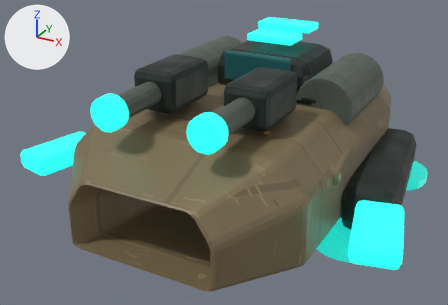
The glTF model assets/models/vehicles/lancer.glb as it was, and as the next commit left it.
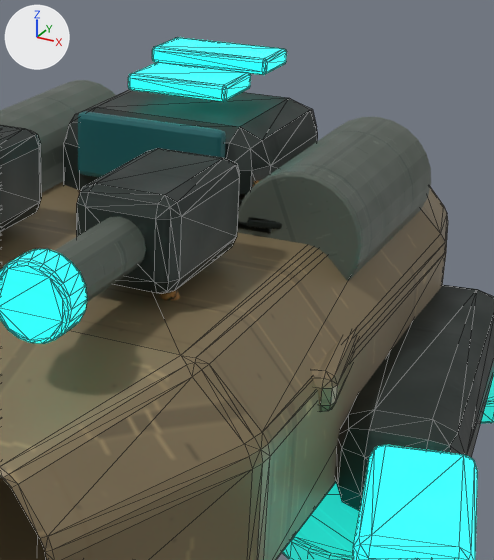
There are two pictures of each version: one whole from a camera (50 mm lens) standing at (1.84, -3.79, 2.29) and looking at (-0.16, -0.16, 0.47), one close up on the part from 42% to 92% of the width and 0% to 83% of the height. The axes (+X, +Y, +Z) are drawn at upper left. The lights are the same throughout. The last two pictures show the newer version. The close-ups show mesh edges as thin lines. Where no turn or scale is listed for an object, it has been applied to the vertices. Vertices at exactly the same position are counted once.

Names of what the first close-up shows: 'Forward prism canopy', 'Prism lancer · swept hover skimmer', 'Static · Vehicle / armor_light', 'Static · Vehicle / dark', 'Static · Vehicle / energy', 'Static · Vehicle / steel', 'TeamColor' and 2 more.
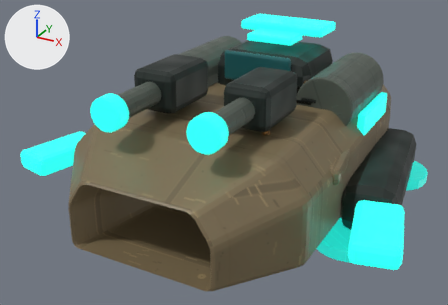
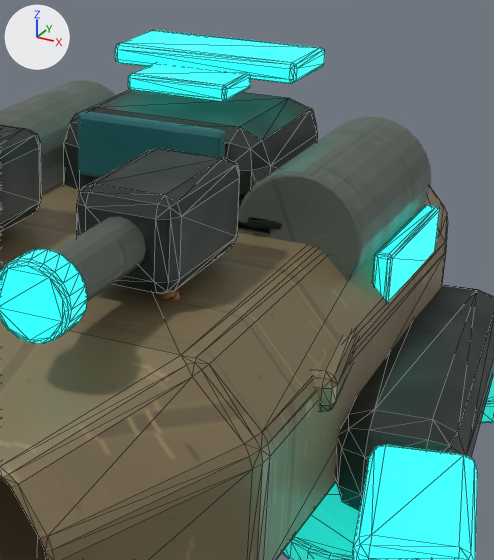
Pixel boxes (x1, y1, x2, y2) of what changed, in the close-ups (494 x 560 px; the box of a moved part takes in the faces that stretch with it):
```json
{"object": "TeamColor", "change": "reshaped", "before": [0, 37, 478, 560], "after": [0, 30, 478, 560]}
{"part": 1, "of": "me_teamcolor___consolidated_mesh_004", "change": "added", "after": [373, 205, 440, 302], "on screen": "cyan"}
{"part": 2, "of": "me_teamcolor___consolidated_mesh_004", "change": "moved or reshaped", "before": [152, 37, 287, 75], "after": [115, 30, 325, 84]}
```

The change, as JSON lines over the scene's bpy script:
```json
{"block": "me_teamcolor___consolidated_mesh_004", "where": "# used by ob_teamcolor; location = (-1.15, -0.76, 0.49)"}
{"op": "remove", "block": "me_teamcolor___consolidated_mesh_004", "code": "me_teamcolor___consolidated_mesh_004.from_pydata(...)  # 464 vertices, 904 faces; spans x -0.19..2.49, y -0.49..1.43, z -0.07..0.82"}
{"op": "add", "block": "me_teamcolor___consolidated_mesh_004", "code": "me_teamcolor___consolidated_mesh_004.from_pydata(...)  # 576 vertices, 1120 faces; spans x -0.19..2.49, y -0.49..1.48, z -0.07..0.82"}
{"block": "me_teamcolor___consolidated_mesh_004", "change": "me_teamcolor___consolidated_mesh_004 part 1: a new loose piece of 56 vertices spanning x 1.9..1.96, y 0.79..1.33, z 0.18..0.38, in mat_teamcolor___vehicle_identification"}
{"block": "me_teamcolor___consolidated_mesh_004", "change": "me_teamcolor___consolidated_mesh_004 part 2"}
{"block": "me_teamcolor___consolidated_mesh_004", "change": "3 vertices in x 0.94..0.95, y 1.23..1.24, z 0.76..0.77 move by (-0.11, -0.04, -0.01)"}
{"block": "me_teamcolor___consolidated_mesh_004", "change": "3 vertices in x 0.94..0.95, y 1.23..1.24, z 0.77..0.82 move by (-0.11, -0.04, 0.0)"}
{"block": "me_teamcolor___consolidated_mesh_004", "change": "3 vertices in x 0.94..0.95, y 1.42..1.43, z 0.76..0.77 move by (-0.11, 0.04, -0.01)"}
{"block": "me_teamcolor___consolidated_mesh_004", "change": "3 vertices in x 0.94..0.95, y 1.42..1.43, z 0.77..0.82 move by (-0.11, 0.04, 0.0)"}
{"block": "me_teamcolor___consolidated_mesh_004", "change": "3 vertices in x 1.35..1.36, y 1.23..1.24, z 0.76..0.77 move by (0.11, -0.04, -0.01)"}
{"block": "me_teamcolor___consolidated_mesh_004", "change": "3 vertices in x 1.35..1.36, y 1.23..1.24, z 0.77..0.82 move by (0.11, -0.04, 0.0)"}
{"block": "me_teamcolor___consolidated_mesh_004", "change": "38 vertices move from x 0.94..1.36, y 1.23..1.43, z 0.76..0.82 to x 0.82..1.48, y 1.18..1.48, z 0.75..0.82"}
{"block": "me_teamcolor___consolidated_mesh_004", "change": "other edits to the shape of me_teamcolor___consolidated_mesh_004 do not show in these pictures"}
```
